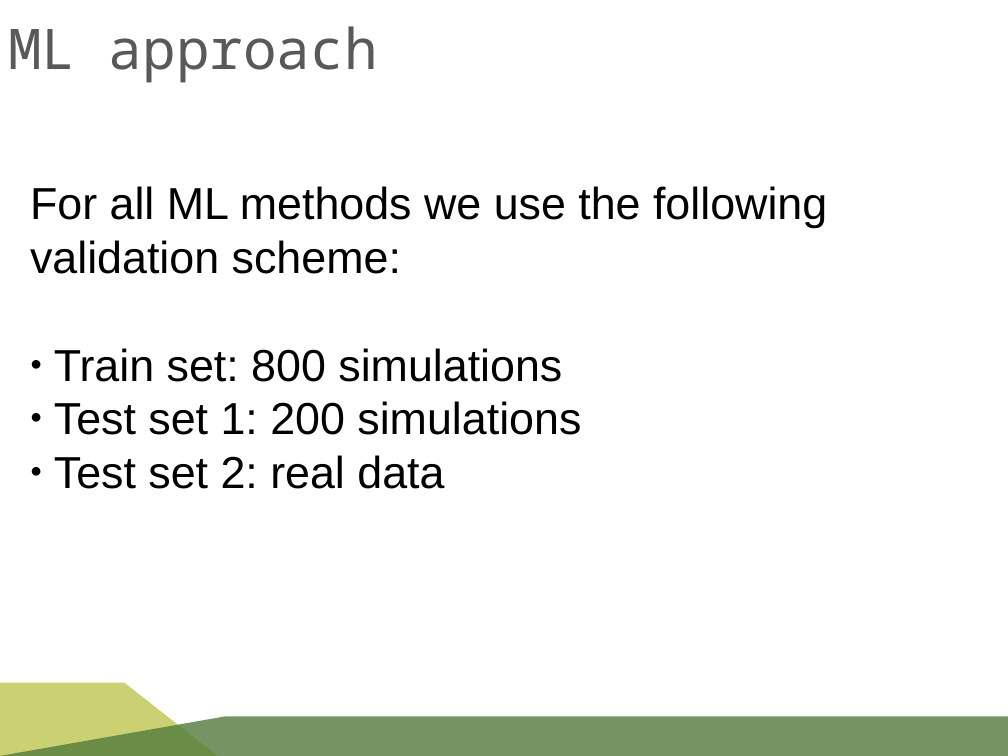
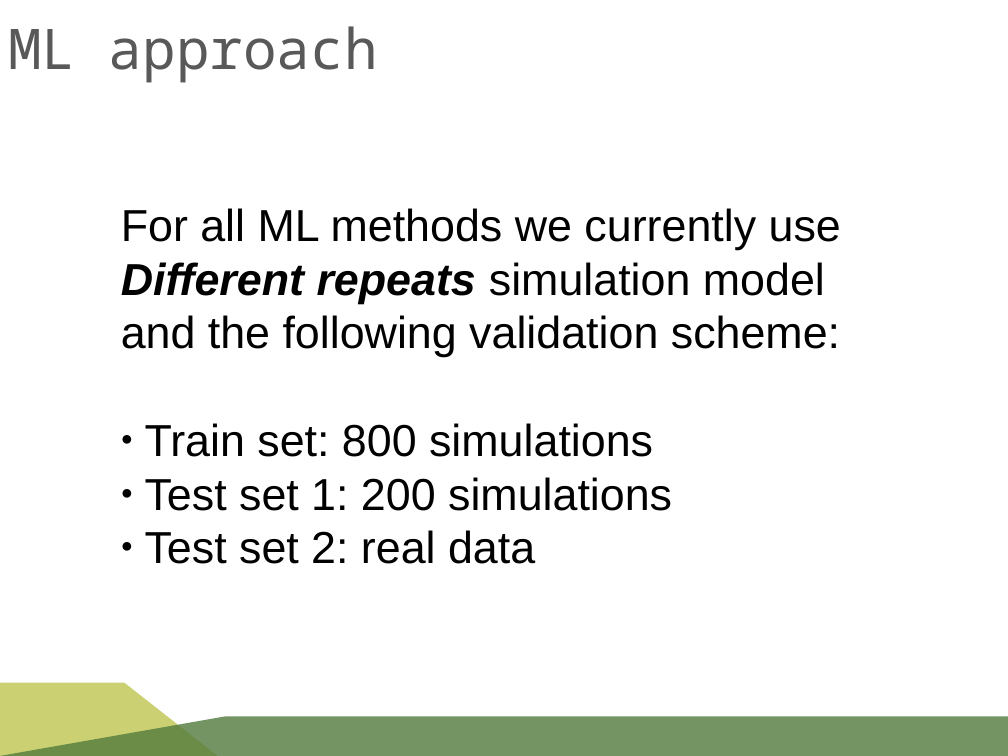
Before and after one commit to rykachevskiy/CRISPR, a slide deck: slide 20 of SK-MIT-CRISPR.odp (slide 19 before the commit). Drawn at 1008x756 pixels with LibreOffice and Linux fonts; fonts in the diff are those of the drawing; background and template pictures are left out. Boxes give left, top, right and bottom in pixels: in the first picture for what was removed or moved away, otherwise in the second. Text is boxed around its words. In the diff, an @@ line names an element or a change of style, - is before the commit and + after.

```diff
--- a/SK-MIT-CRISPR.odp
+++ b/SK-MIT-CRISPR.odp
@@ text "For all ML methods we ..." moved from (x1=30, y1=186, x2=827, y2=489) to (x1=121, y1=208, x2=841, y2=564) @@
@@ text at (x1=121, y1=208, x2=841, y2=357): text changed @@
-For all ML methods we use the following validation scheme:
+For all ML methods we currently use Different repeats simulation model
+and the following validation scheme:
```
Also in this commit, not shown: 13 other slides changed, 6 slides added, 3 slides removed, 6 other files.
